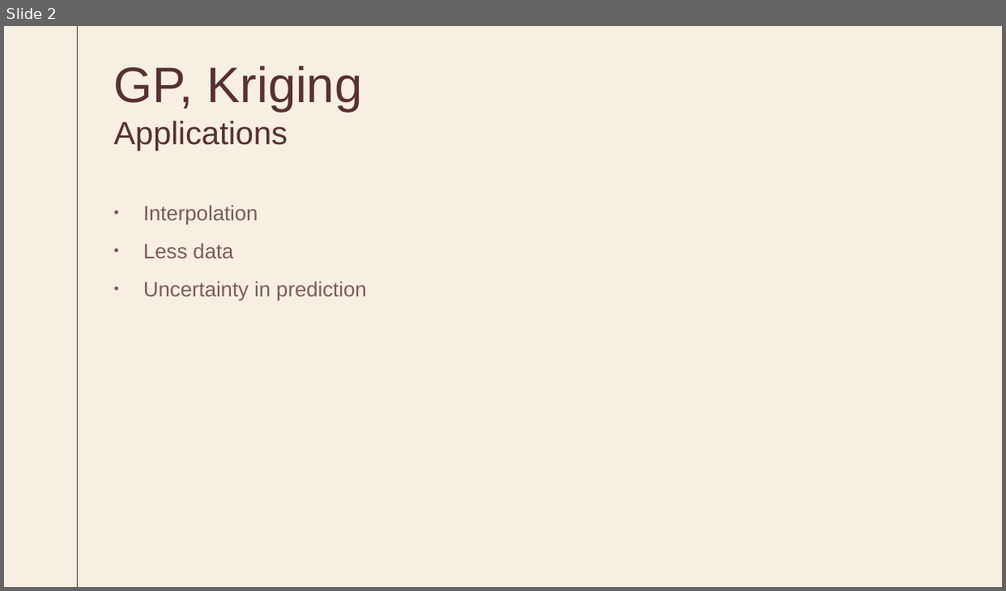
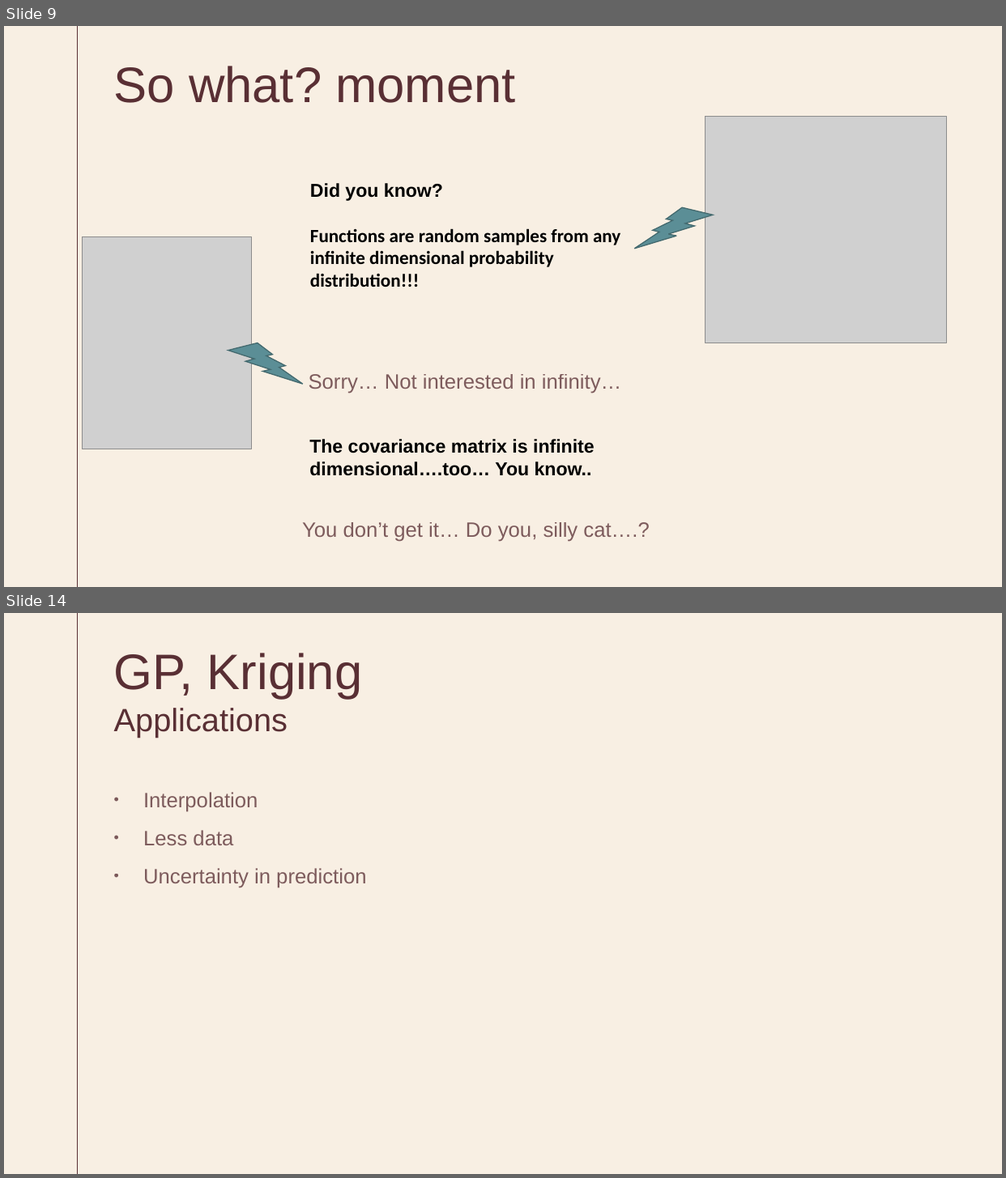
Before and after one commit to SarnathK/gp_tutorial, a slide deck: GP.pptx. Shown one above the other, each under a label of ours: slide 2 before the commit, slides 9 and 14 after it; the slides between them are not shown. The pictures are 1006x591 and 1006x1178 pixels, drawn with LibreOffice and Linux fonts; fonts in the diff are those of the drawing; grey boxes stand for pictures. Boxes give left, top, right and bottom in pixels: in the first picture for what was removed or moved away, otherwise in the second. Text is boxed around its words. In the diff, an @@ line names an element or a change of style, - is before the commit and + after.

```diff
--- a/GP.pptx
+++ b/GP.pptx
@@ slide 9 added at (4, 26, 1002, 587), background #F8EFE3; not listed: 1 template element that a slide beside it also shows @@
@@ title added at (114, 66, 515, 103), 48 pt, text #592F34 @@
+So what? moment
@@ picture added at (705, 117, 947, 344) @@
@@ text added at (310, 183, 620, 287), 18 pt, text #000000, bold @@
+Did you know?
+Functions are random samples from any infinite dimensional probability distribution!!!
@@ lightning bolt added at (634, 208, 713, 249), fill #5B8E96, outline #43696F 1 pt @@
@@ picture added at (83, 237, 252, 449) @@
@@ lightning bolt added at (228, 344, 303, 385), fill #5B8E96, outline #43696F 1 pt @@
@@ text added at (309, 374, 621, 394), 20 pt, text #592F34 at 77% opacity @@
+Sorry… Not interested in infinity…
@@ text added at (309, 439, 594, 476), 18 pt, text #000000, bold @@
+The covariance matrix is infinite dimensional….too… You know..
@@ text added at (302, 523, 649, 542), 20 pt, text #592F34 at 77% opacity @@
+You don’t get it… Do you, silly cat….?
@@ what was slide 2 is now slide 14 @@
```
Also in this commit, not shown: 3 slides changed, 10 other slides added, 4 slides removed, 1 other file.
